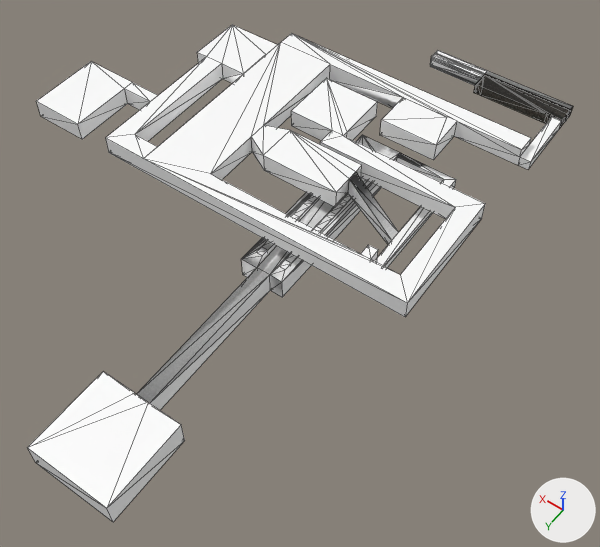
What one commit did to the FBX model Project D.E.R.I.C.K/Assets/Mapas/Metro4/Metro4.fbx.
One viewpoint serves both versions: a 50 mm camera at (-0.46, 2.07, 1.72) aimed at (0.37, 0.9, -0.13). Every picture has the same lights, and +X, +Y and +Z are marked at lower right. Mesh edges are drawn as thin lines. Where no turn or scale is listed for an object, it has been applied to the vertices. Vertices at the same position are counted once.

Script lines for the objects in view, before the commit:
```python
me_mesh = bpy.data.meshes.new('Mesh')
me_mesh.from_pydata(...)  # 425 vertices, 960 faces; spans x 0.0..1.32, y 0.0..1.73, z -0.12..0.06
# faces by material slot: [705, 89, 11, 6, 26, 117, 2, 4]
me_mesh.materials.append(mat_frontcolor)  # white #ffffff
me_mesh.materials.append(mat_m_149635834265725)  # picture img_m_149635834265725_jpg
me_mesh.materials.append(mat_m_149635834265725_1)  # picture img_m_149635834265725_1_jpg
me_mesh.materials.append(mat_concrete_rough_3)  # picture img_concrete_rough_3_jpg
me_mesh.materials.append(mat_color_m00)  # white #ffffff
me_mesh.materials.append(mat_15)  # picture img_15_jpg
me_mesh.materials.append(mat_12)  # picture img_12_jpg
me_mesh.materials.append(mat_16)  # picture img_16_jpg
ob_mesh1 = bpy.data.objects.new('Mesh1', me_mesh)
ob_mesh1.location = (0.0, 0.0, 0.0)
```
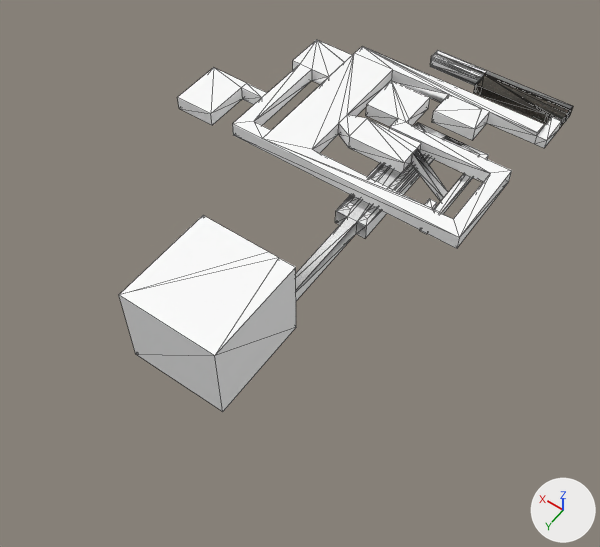
Commit message: reemplace metro4

Diff of the bpy script that builds the scene:
```diff
--- a/Project D.E.R.I.C.K/Assets/Mapas/Metro4/Metro4.fbx.py
+++ b/Project D.E.R.I.C.K/Assets/Mapas/Metro4/Metro4.fbx.py
@@ me_mesh @@
 # used by ob_mesh1; location = (0.0, 0.0, 0.0)
-me_mesh.from_pydata(...)  # 425 vertices, 960 faces; spans x 0.0..1.32, y 0.0..1.73, z -0.12..0.06
+me_mesh.from_pydata(...)  # 426 vertices, 960 faces; spans x 0.0..1.0, y 0.0..1.38, z -0.09..0.17
+# me_mesh part 1: 196 vertices moved from x 0.02..1.32, y 0.23..1.0, z -0.12..0.06 to x 0.02..1.0, y 0.14..0.72, z -0.09..0.05; 116 vertices removed from x 0.0..0.55, y 0.23..1.73, z -0.12..0.04; 117 vertices added at x 0.0..0.55, y 0.08..1.38, z -0.09..0.17
+# me_mesh part 2: 414 kept faces spanning x 0.02..1.0, y 0.08..0.72, z -0.09..0.05 get new texture (UV) coordinates
 me_mesh.materials.append(mat_frontcolor)
```

Boxes (x1, y1, x2, y2) around the edits, measured in the pictures (600 x 547 px; the box of a moved part takes in the faces that stretch with it):
'Mesh1', reshaped (17% narrower, 25% shorter): before (27, 25, 573, 522); after (119, 40, 573, 412)
part 1 of me_mesh, moved or reshaped: before (27, 117, 561, 522); after (119, 117, 561, 412)
part 2 of me_mesh, surface changed (grey to white): before (36, 25, 531, 317); after (177, 40, 544, 249)
